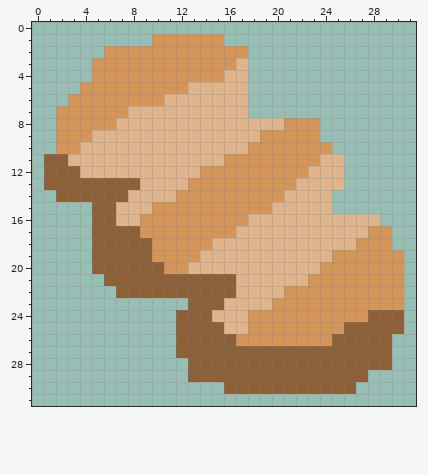
Edited in one commit: pixel-art sprite (sprites/items/Copper.png). The first picture shows the starting point.
The file is 32x32 pixels.
Now the later version:
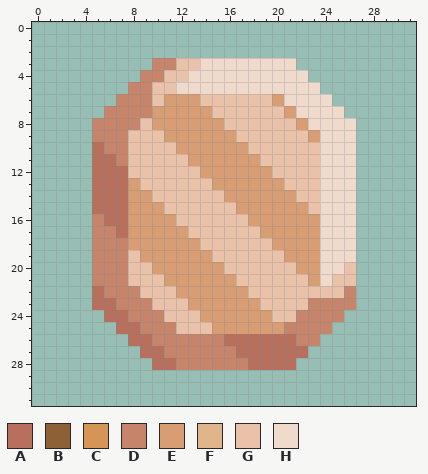
Palette (. is transparent): A #b86f5c  B #8d6035  C #d59557  D #c6856a  E #d89d73  F #e1b58c  G #eac2a9  H #f0dacc
Diff:
Changed rows in their new state; - is an unchanged pixel.
first column x 1:
 1 ---------......---------------
 2 -----............-------------
 3 ----.....DDGGHHHHHHHH---------
 4 ----....DDGGHHHHHHHHHH--------
 5 ---....DDGGHHHHHHHHHHHH-------
 6 --....DDDGEEEGGGGGGEHHHH------
 7 -....DDDDEEEEEGGGGGGEHHHH-----
 8 -...DDDDGEEEEEEGGGGGGEHHHH----
 9 -...DDDGGGEEEEEEGGGGGGEHHH----
10 -...ADDGGGGEEEEEEGGGGGGHHH----
11 ....AADGGGGGEEEEEEGGGGGHHH----
12 ....AAAGGGGGGEEEEEEGGGGHHH----
13 ....AAAEGGGGGGEEEEEEGGGHHH----
14 -...AAAEEGGGGGGEEEEEEGGHHH----
15 ----AAAEEEGGGGGGEEEEEEGHHH----
16 ----DAAEEEEGGGGGGEEEEEEHHH..--
17 ----DDAEEEEEGGGGGGEEEEEHHH...-
18 ----DDDEEEEEEGGGGGGEEEEHHH...-
19 ----DDDGEEEEEEGGGGGGEEEHHH....
20 ----DDDGGEEEEEEGGGGGGEEHHG....
21 ----DDDGGGEEEEEEGGGGGGEHGG....
22 ----ADDDGGGEEEEEEGGGGGGGGD....
23 ----AADDDGGGEEEEEEGGGGDDDD....
24 -----AADDDGGGEEEEEEGGDDDD.....
25 ------AADDDGGGEEEEEEDDDD......
26 -------AADDDDDDAAAAAADD......-
27 --------AADDDDDDAAAAAA.......-
28 ---------AADDDDDDAAAA........-
29 ------------...............---
30 ---------------...........----
Where, in picture pixels (left, top, right, bottom), the same in both pictures:
changed: (44, 34, 404, 394)
